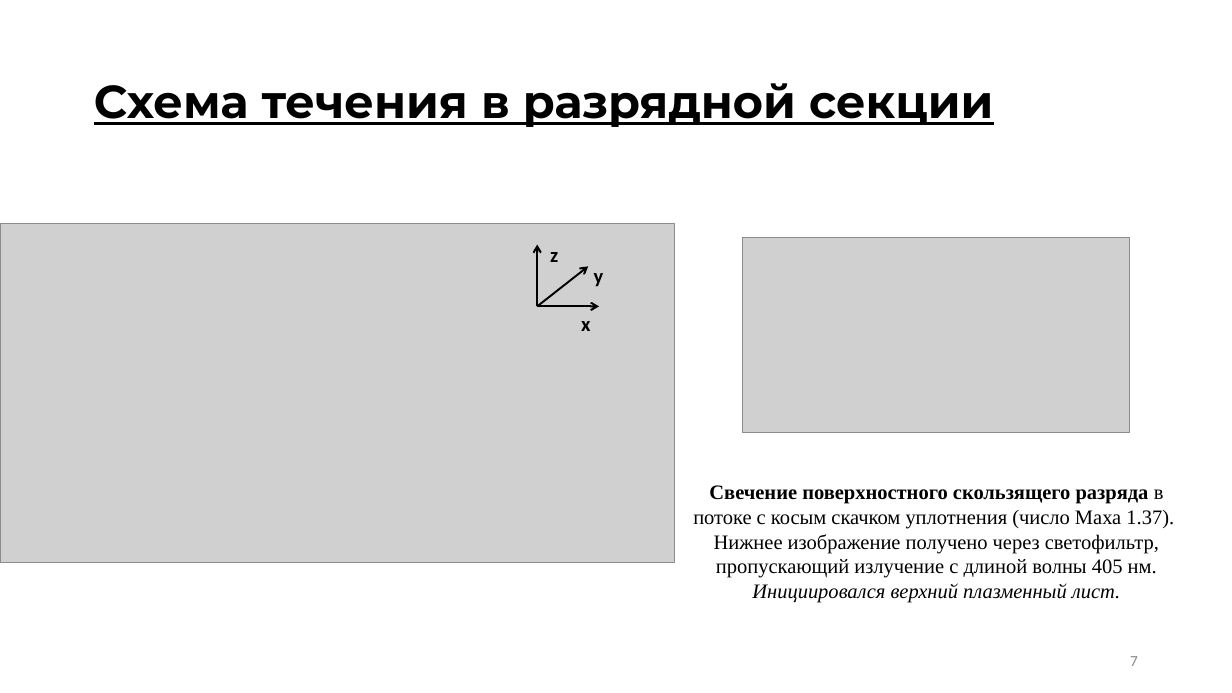
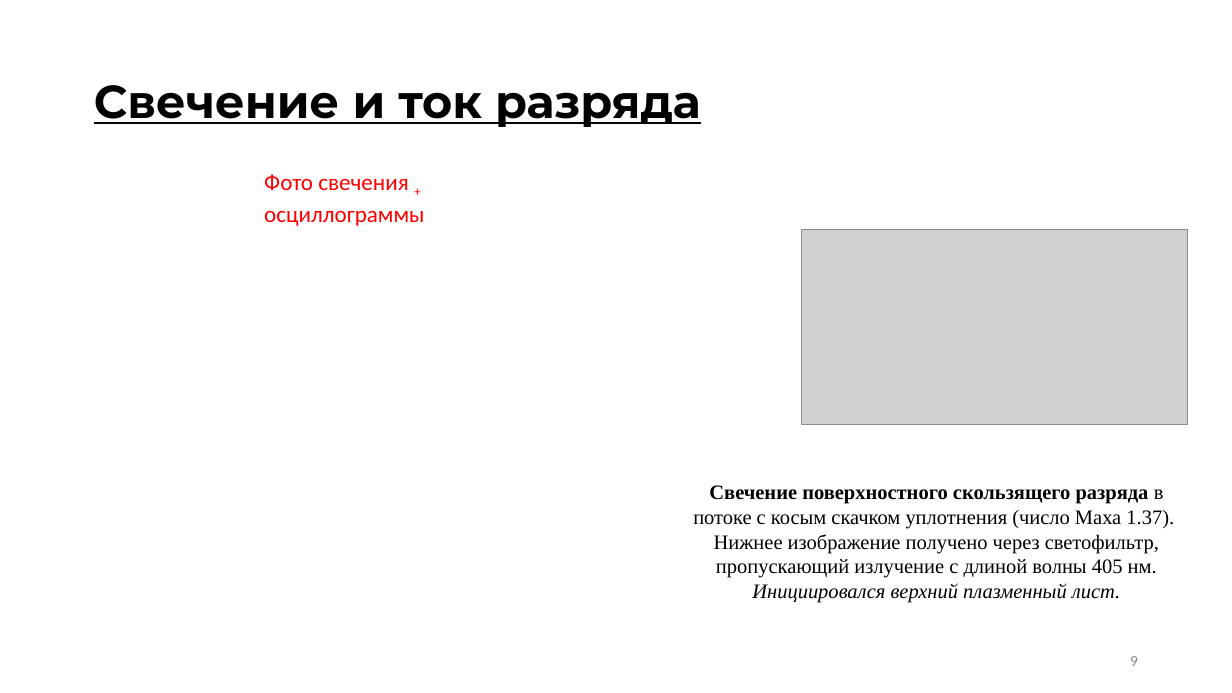
Before and after one commit to ulanich/msu, a slide deck: slide 9 of МАГ.ДИСС/предзащита.pptx (slide 7 before the commit). Drawn at 1232x693 pixels with LibreOffice and Linux fonts; fonts in the diff are those of the drawing; grey boxes stand for pictures. Boxes give left, top, right and bottom in pixels: in the first picture for what was removed or moved away, otherwise in the second. Text is boxed around its words. In the diff, an @@ line names an element or a change of style, - is before the commit and + after.

```diff
--- a/МАГ.ДИСС/предзащита.pptx
+++ b/МАГ.ДИСС/предзащита.pptx
@@ title at (94,85,701,127): text changed @@
-Схема течения в разрядной секции
+Свечение и ток разряда
@@ text added at (264,174,424,226), 18 pt, text #FF0000 @@
+Фото свечения + осциллограммы
@@ picture removed at (0,224,675,562) @@
@@ picture: place and size @@
-picture at (743,238,1129,433)
+picture at (801,229,1188,424)
@@ group removed at (537,245,604,331): 3 arrows, 3 texts @@
-x
-z
-y
@@ page number at (1130,656,1138,666): text changed @@
-7
+9
```
Also in this commit, not shown: 14 other slides changed, 6 slides added, 3 other files.
